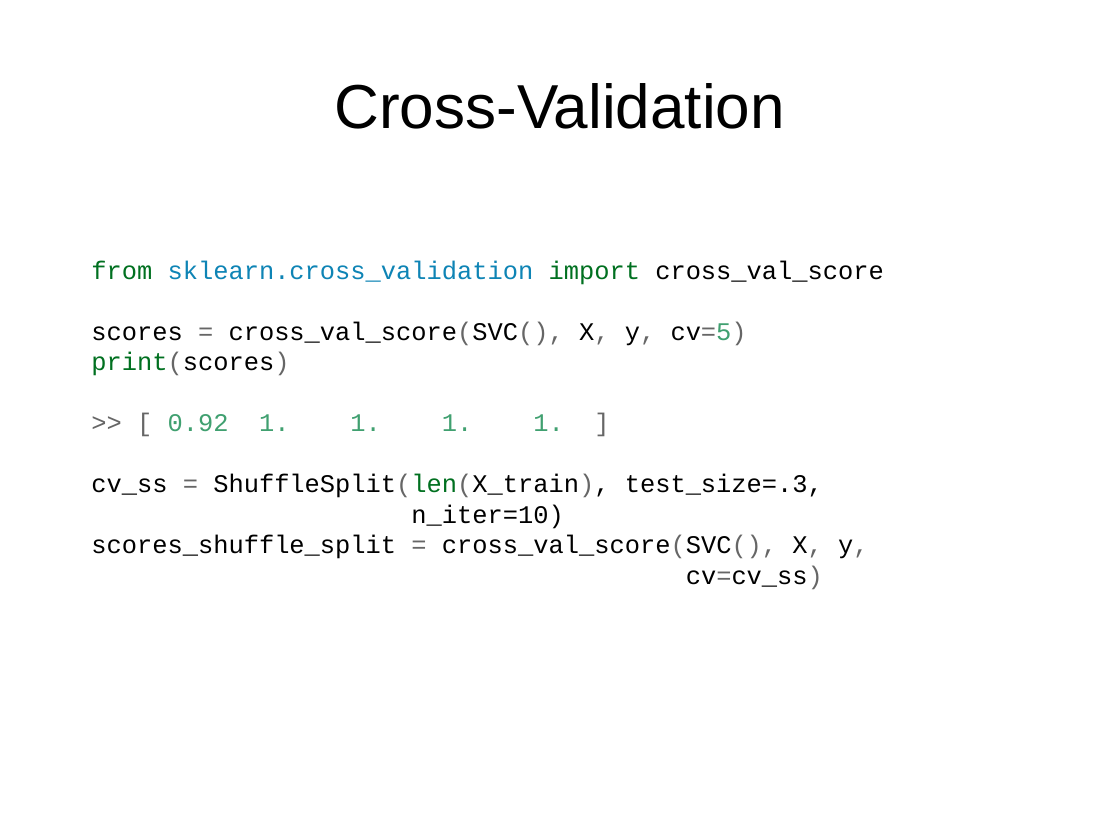
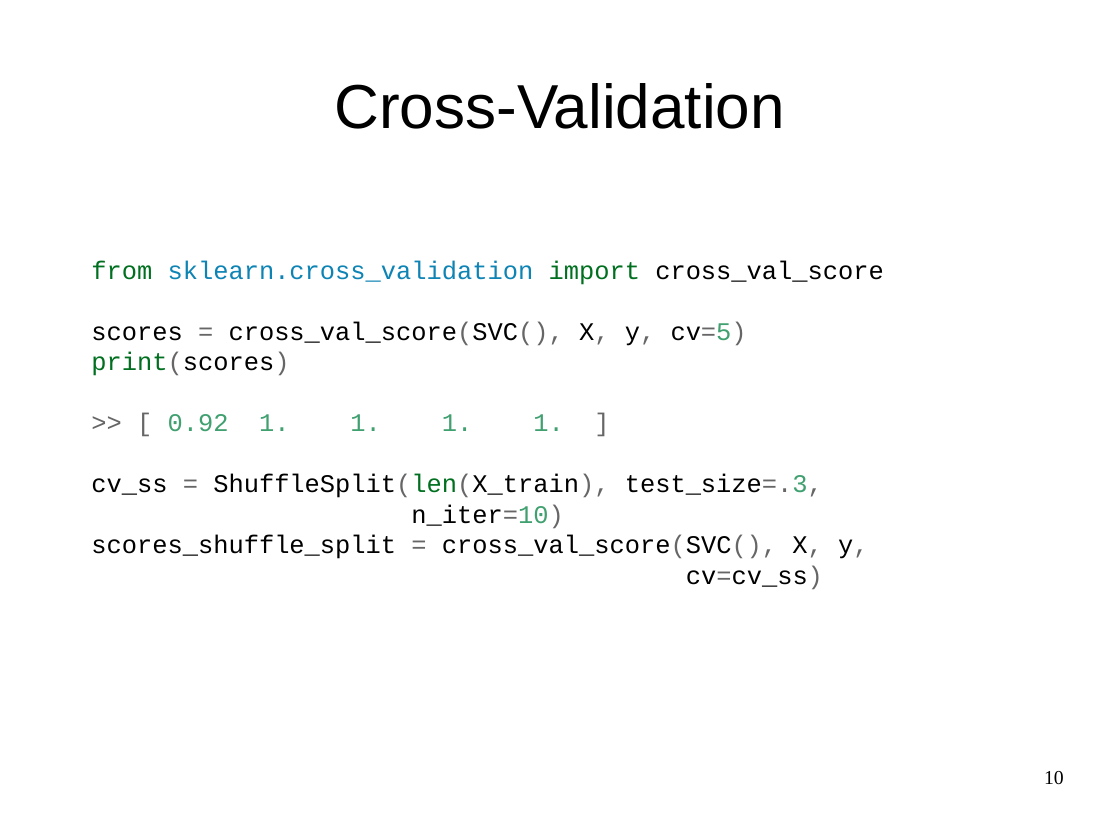
Before and after one commit to amueller/talks_odt, a slide deck: slide 10 of nyc-open-data-2015-andvanced-sklearn.odp (slide 12 before the commit). Drawn at 1120x840 pixels with LibreOffice and Linux fonts; fonts in the diff are those of the drawing. Boxes give left, top, right and bottom in pixels: in the first picture for what was removed or moved away, otherwise in the second. Text is boxed around its words. In the diff, an @@ line names an element or a change of style, - is before the commit and + after.

```diff
--- a/nyc-open-data-2015-andvanced-sklearn.odp
+++ b/nyc-open-data-2015-andvanced-sklearn.odp
@@ text at [91, 474, 823, 529]: text colour #000000 to #666666 in "ShuffleSplit(len(X_train), test_size=.3,", "n_iter=10)"; text colour #000000 to #40A070 in "test_size=.3,", "n_iter=10)" @@
@@ page number added at [1044, 771, 1064, 785], 14 pt, text #000000 @@
+10
```
Also in this commit, not shown: 58 other slides changed, 1 slide added, 5 slides removed.
